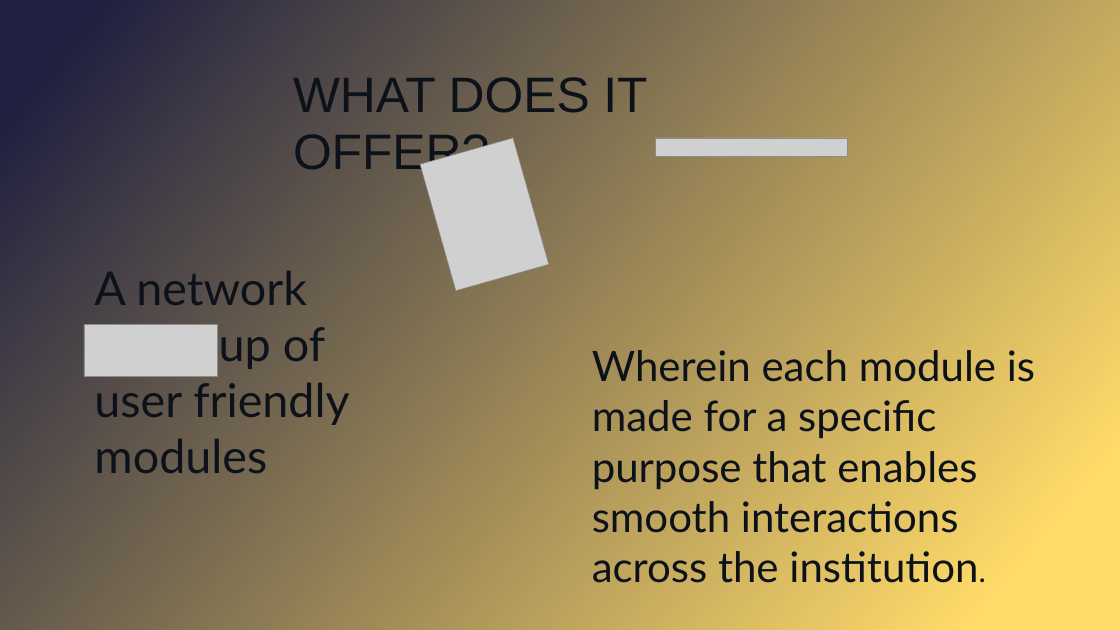
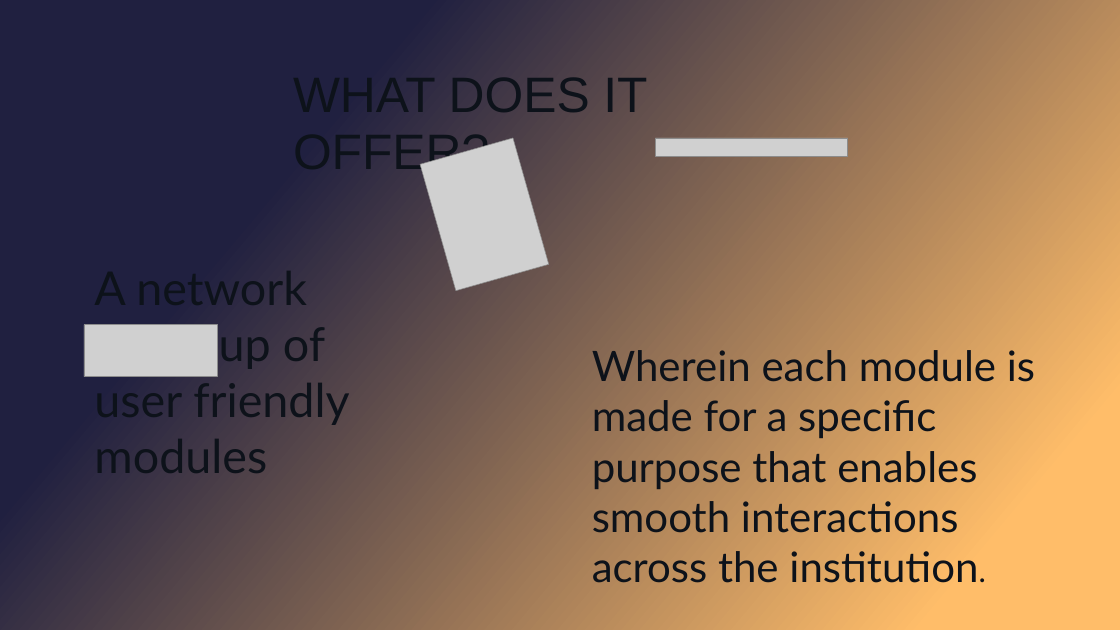
Before and after one commit to Prodigo-live/prodigo-pwa, a slide deck: slide 3 of Orange_Handwritten_Scribbles_Athleisure_Wear_Product_Marketing_Presentation.pptx. Drawn at 1120x630 pixels with LibreOffice and Linux fonts; fonts in the diff are those of the drawing; grey boxes stand for pictures. Boxes give left, top, right and bottom in pixels: in the first picture for what was removed or moved away, otherwise in the second. Text is boxed around its words. In the diff, an @@ line names an element or a change of style, - is before the commit and + after.

```diff
--- a/Orange_Handwritten_Scribbles_Athleisure_Wear_Product_Marketing_Presentation.pptx
+++ b/Orange_Handwritten_Scribbles_Athleisure_Wear_Product_Marketing_Presentation.pptx
@@ background gradient #202040 to #FFDB69 to gradient #202040 to #FFBD69 @@
```
Also in this commit, not shown: 10 other slides changed, 7 other files.
